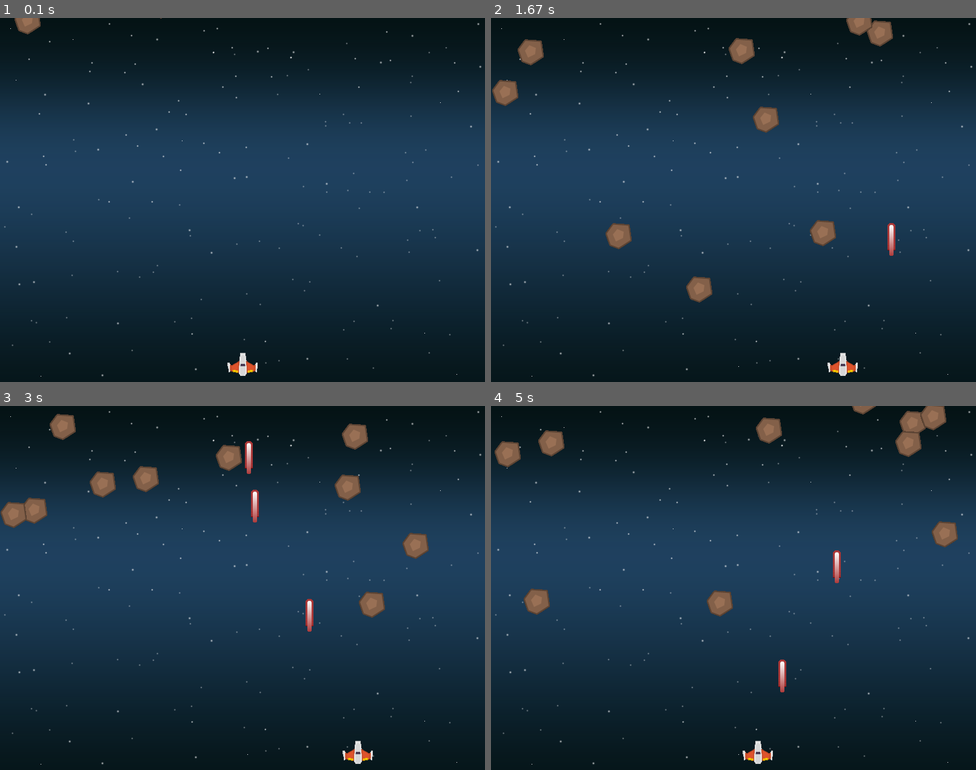
Above: before the commit, frames 1-4 (two rows, left to right).
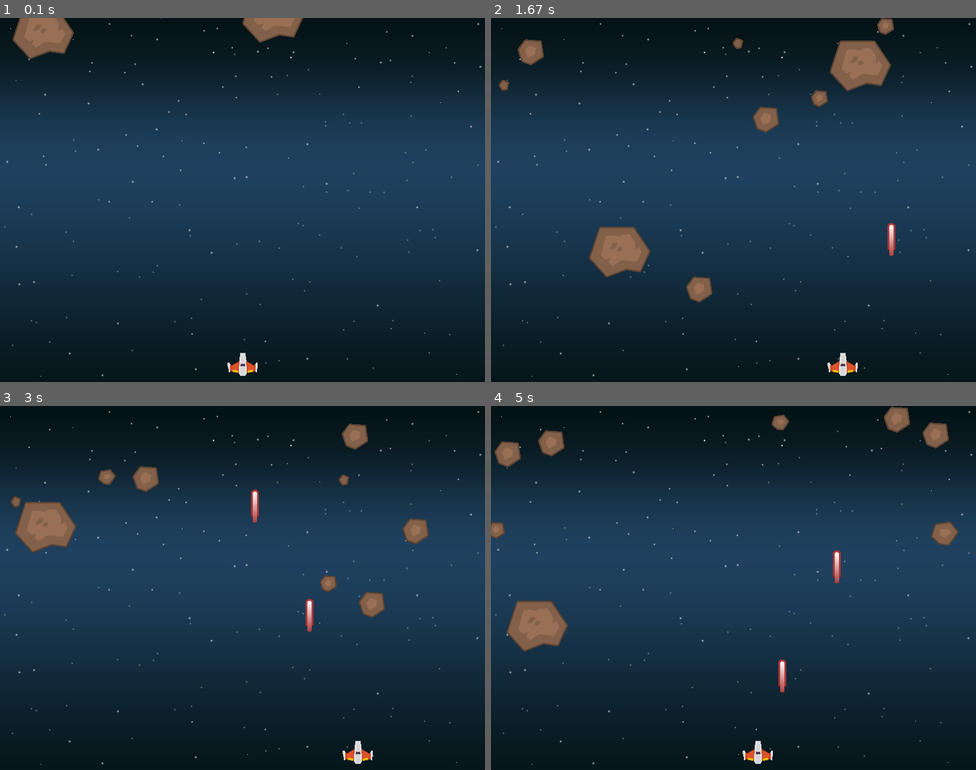
Above: after the commit, the same moments.

Repository: LongKelvin/Pygame_ShootingGame
Game: pygame game, started from main.py
Same seed, same stepped clock (60 frames per second), same inputs: the game is played once before the commit and once after it.
Inputs:
- Up to frame 1 (0.1 s): no input
- Up to frame 2 (1.67 s): hold Right 0.33-0.8 s; hold Right 0.83-1.3 s; tap Space at 0.9, 1.2, 1.4 s; hold Left from 1.33 s (still down)
- Up to frame 3 (3 s): tap Space at 1.7, 1.97, 2.27, 2.4, 2.7 s; release Left at 1.87 s; hold Left 1.9-2.3 s; hold Right 2.33-2.97 s
- Up to frame 4 (5 s): hold Left 3-3.47 s; tap Space at 3.07, 3.37, 3.57, 3.87, 4.57, 4.87 s; hold Right 3.5-3.97 s; hold Left from 4.5 s (still down)

The runs differ from the first frame. In frame 1, 1.6% of the frame differs, in the area x 2-63%, y 0-12%; in frame 2, 3.8%, in the area x 0-84%, y 0-72%; in frame 3, 3.2%; in frame 4, 3.5%.

Commit message:
improve enemy sprites

Diff:
--- a/main.py
+++ b/main.py
@@ -29,8 +29,13 @@
     background = pygame.image.load(path.join(img_dir, "starfield.png")).convert()
     background_rect = background.get_rect()
     player_img = pygame.image.load(path.join(img_dir, "playerShip1_orange.png")).convert()
-    meteor_img = pygame.image.load(path.join(img_dir, "meteorBrown_med1.png")).convert()
     bullet_img = pygame.image.load(path.join(img_dir, "laserRed16.png")).convert()
+    meteor_images = []
+    meteor_list = ['meteorBrown_big1.png', 'meteorBrown_med1.png', 'meteorBrown_med1.png',
+                   'meteorBrown_med3.png', 'meteorBrown_small1.png', 'meteorBrown_small2.png',
+                   'meteorBrown_tiny1.png']
+    for img in meteor_list:
+        meteor_images.append(pygame.image.load(path.join(img_dir, img)).convert())
 
     # Game object
     class Player(pygame.sprite.Sprite):
@@ -39,6 +44,7 @@
             pygame.sprite.Sprite.__init__(self)
             # self.image = pygame.Surface((50, 40))
             # self.image.fill(GREEN)
+            self.radius = 20
             self.image = pygame.transform.scale(player_img, (50, 38))
             self.image.set_colorkey(BLACK)
             self.rect = self.image.get_rect()
@@ -69,13 +75,16 @@
         def __init__(self):
             pygame.sprite.Sprite.__init__(self)
             # self.image = pygame.Surface((30, 40))
-            self.image = meteor_img
+            self.image_orig = random.choice(meteor_images)
+            self.image_orig.set_colorkey(BLACK)
+            self.image = self.image_orig.copy()
             self.image.set_colorkey(BLACK)
             self.rect = self.image.get_rect()
             self.rect.x = random.randrange(WIDTH - self.rect.width)
             self.rect.y = random.randrange(-100, -40)
             self.speedy = random.randrange(1, 8)
             self.speedx = random.randrange(-3, 3)
+            self.radius = int(self.rect.width * .85 / 2)
 
         def update(self):
             self.rect.x += self.speedx
